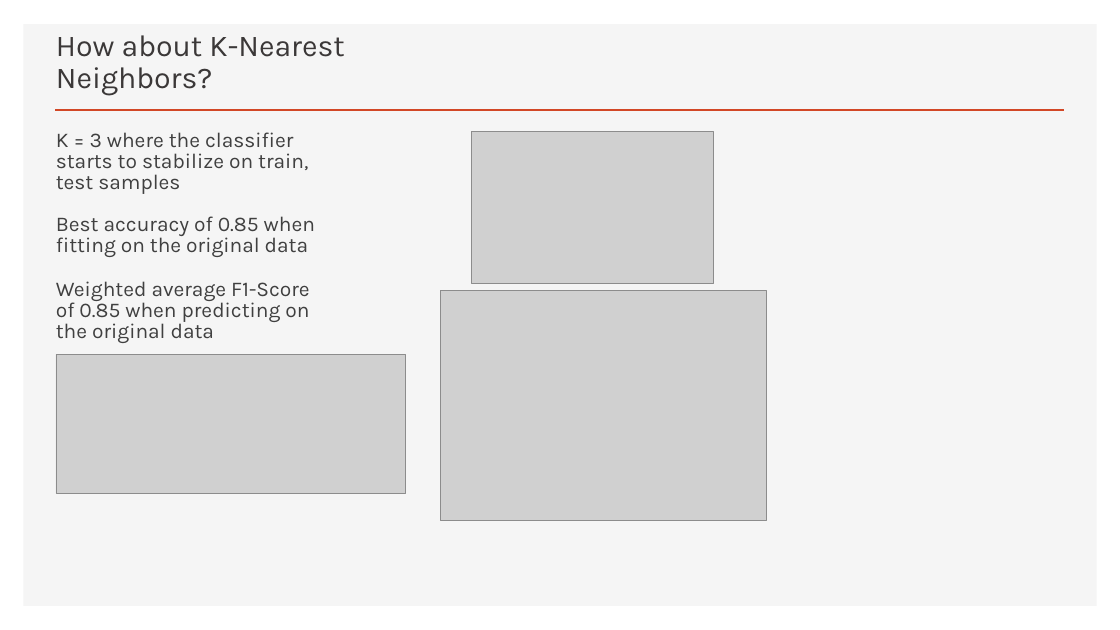
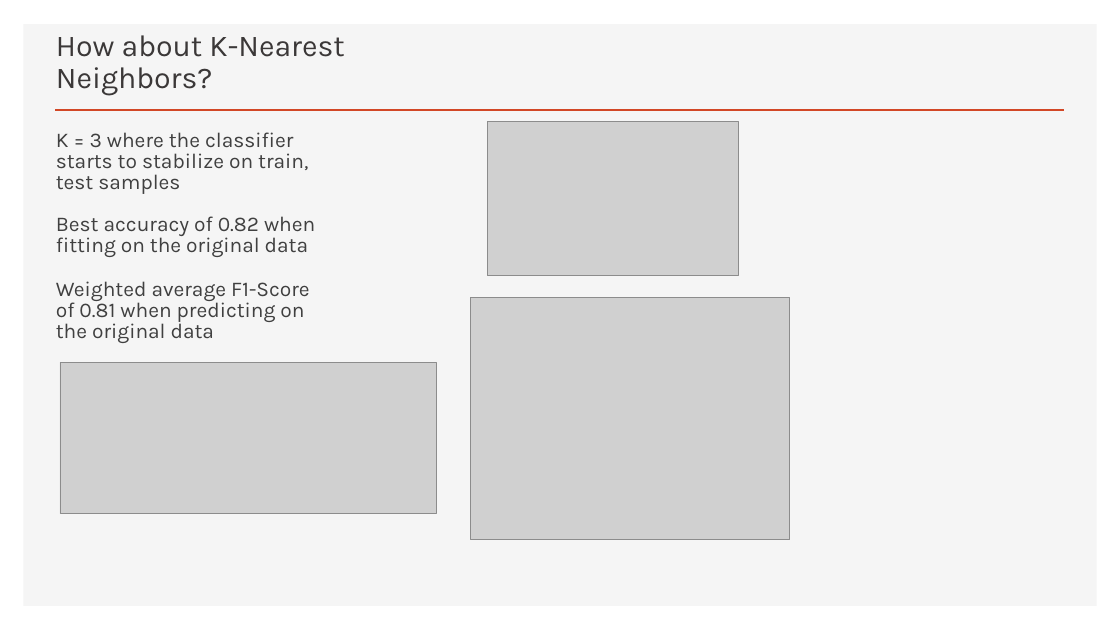
Before and after one commit to damuakula/FinalProject, a slide deck: slide 10 of PyschRegionsUS.pptx. Drawn at 1120x630 pixels with LibreOffice and Linux fonts; fonts in the diff are those of the drawing; grey boxes stand for pictures. Boxes give left, top, right and bottom in pixels: in the first picture for what was removed or moved away, otherwise in the second. Text is boxed around its words. In the diff, an @@ line names an element or a change of style, - is before the commit and + after.

```diff
--- a/PyschRegionsUS.pptx
+++ b/PyschRegionsUS.pptx
@@ picture: place and size @@
-picture at (471, 132, 714, 283)
+picture at (487, 121, 739, 276)
@@ text at (56, 216, 315, 257): text changed @@
-Best accuracy of 0.85 when fitting on the original data
+Best accuracy of 0.82 when fitting on the original data
@@ text at (56, 281, 310, 343): text changed @@
-Weighted average F1-Score of 0.85 when predicting on the original data
+Weighted average F1-Score of 0.81 when predicting on the original data
@@ picture: place and size @@
-picture at (440, 291, 767, 521)
+picture at (471, 297, 791, 540)
@@ picture: place and size @@
-picture at (56, 355, 407, 494)
+picture at (60, 362, 436, 513)
```
Also in this commit, not shown: 8 other slides changed, 1 slide added, 2 other files.
